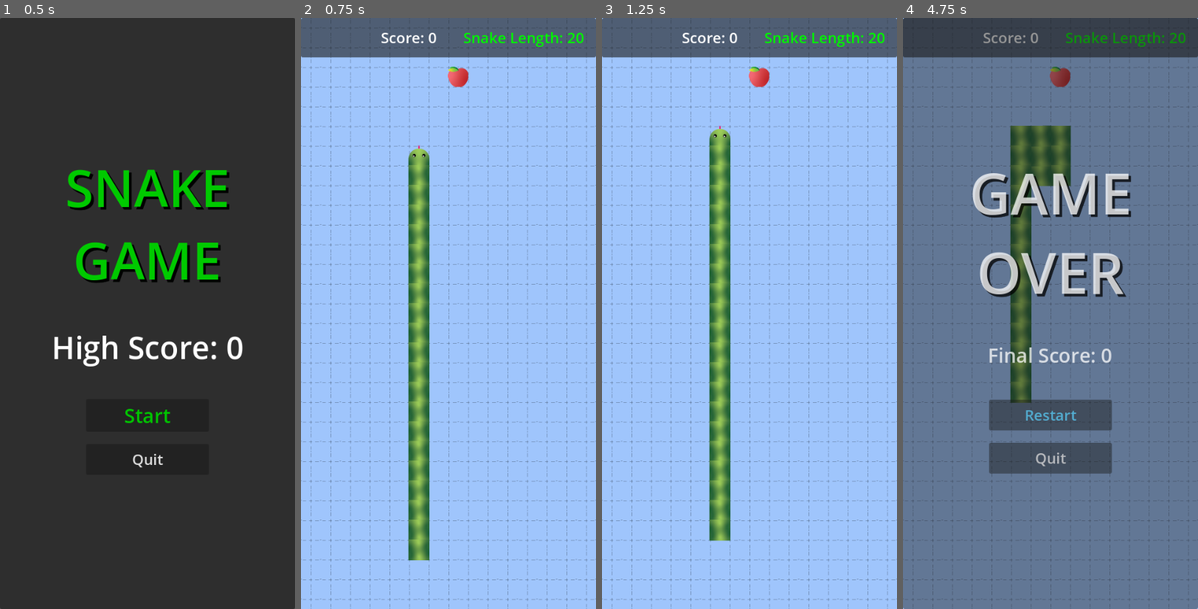
Above: before the commit, frames 1-4 (left to right).
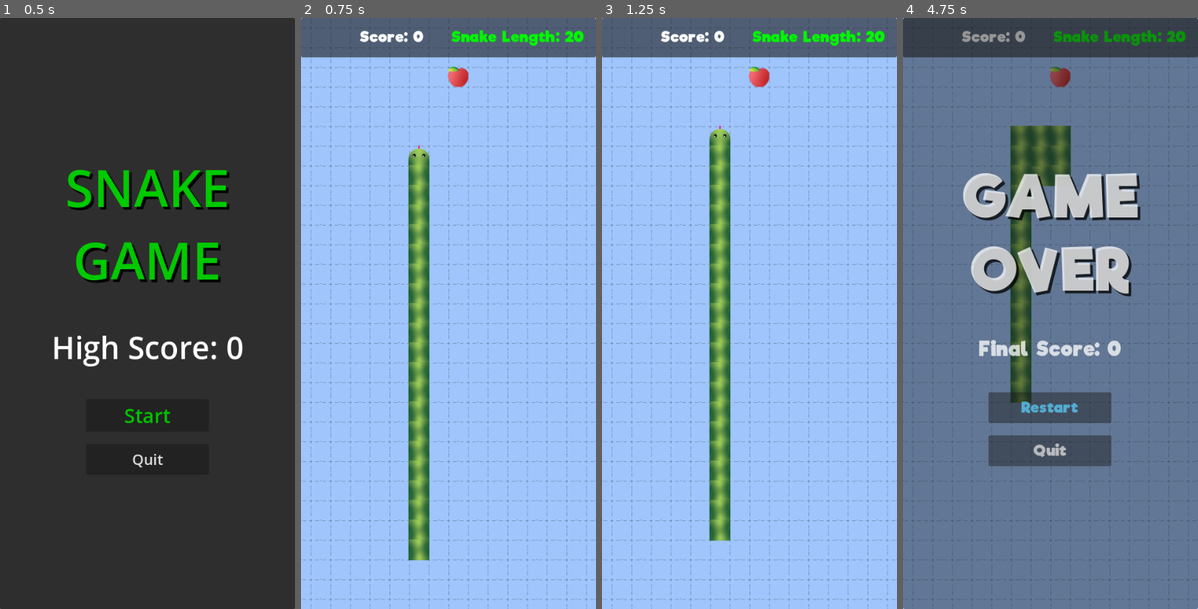
Above: after the commit, the same moments.

Repository: house-of-the-badger/ekanS
Game: Godot game, scene res://menus/start_screen.tscn
Two runs of this game, one before a commit and one after it. Both use one fixed random seed, a clock stepped at 60 frames per second and the inputs below.
Inputs:
- Up to frame 1 (0.5 s): no input
- Up to frame 2 (0.75 s): click "Start" at 0.5 s
- Up to frame 3 (1.25 s): no input
- Up to frame 4 (4.75 s): hold Right (ui_right) 1.28-2.03 s; tap Enter at 2 s; hold Down (ui_down) 2.03-2.78 s; hold Right (ui_right) 2.78-3.53 s; tap Space at 3.5 s; hold Up (ui_up) 3.53-4.28 s; hold Left (ui_left) from 4.28 s (still down)

Frame 1 is identical in both runs. In frame 2, 0.9% of the frame differs, in the area x 20-96%, y 2-5%; in frame 3, 0.9%; in frame 4, 10%, in the area x 20-96%, y 2-78%.

Commit message:
adds styling to game-over scene

Diff:
--- a/gameplay/gameplay.gd
+++ b/gameplay/gameplay.gd
@@ -2,8 +2,8 @@
 
 signal decrease_snake_length
 
-const gameover_scene:PackedScene = preload("res://menus/game_over.tscn")
-const pausemenu_scene:PackedScene = preload("res://menus/pause_menu.tscn")
+const gameover_scene:PackedScene = preload("res://menus/game_over_UI.tscn")
+const pausemenu_scene:PackedScene =preload("res://menus/pause_menu_UI.tscn")
 var tail_scene:PackedScene = preload("res://gameplay/tail.tscn")
 
 @export var textures:Array[Texture]
--- a/gameplay/gameplay.tscn
+++ b/gameplay/gameplay.tscn
@@ -20,6 +20,7 @@
 [node name="Gameplay" type="Node2D"]
 script = ExtResource("1_y073f")
 textures = Array[Texture]([ExtResource("2_f5o51")])
+metadata/_edit_horizontal_guides_ = [-7499.0]
 
 [node name="TileMap" type="TileMap" parent="."]
 tile_set = SubResource("TileSet_8etck")
@@ -53,4 +54,3 @@
 
 [connection signal="decrease_snake_length" from="." to="HUD" method="_on_gameplay_decrease_snake_length"]
 [connection signal="tree_exiting" from="." to="." method="_on_tree_exiting"]
-[connection signal="head_added" from="Spawner" to="." method="_on_spawner_head_added"]
--- a/Styles/Start_screen_UI.tscn
+++ b/menus/Start_screen_UI.tscn
@@ -1,7 +1,7 @@
 [gd_scene load_steps=4 format=3 uid="uid://bhamyqskmhmif"]
 
 [ext_resource type="Script" path="res://menus/start_screen.gd" id="1_eh4rk"]
-[ext_resource type="FontFile" uid="uid://bgquwbyit1vjq" path="res://Styles/fonts/Fontspring-DEMO-riffic-ultrabold.ttf" id="2_v4adb"]
+[ext_resource type="FontFile" uid="uid://bgquwbyit1vjq" path="res://UI/fonts/Fontspring-DEMO-riffic-ultrabold.ttf" id="2_v4adb"]
 
 [sub_resource type="Theme" id="Theme_8unos"]
 default_font = ExtResource("2_v4adb")
--- a/Styles/game_over_UI.tscn
+++ b/menus/game_over_UI.tscn
@@ -1,7 +1,7 @@
 [gd_scene load_steps=5 format=3 uid="uid://b5tm4qoj80lpt"]
 
 [ext_resource type="Script" path="res://menus/gameover.gd" id="1_n1bt5"]
-[ext_resource type="FontFile" uid="uid://bgquwbyit1vjq" path="res://Styles/fonts/Fontspring-DEMO-riffic-ultrabold.ttf" id="2_v34wk"]
+[ext_resource type="FontFile" uid="uid://bgquwbyit1vjq" path="res://UI/fonts/Fontspring-DEMO-riffic-ultrabold.ttf" id="2_v34wk"]
 
 [sub_resource type="Theme" id="Theme_h7qjq"]
 default_font = ExtResource("2_v34wk")
--- a/menus/hud.tscn
+++ b/menus/hud.tscn
@@ -1,6 +1,12 @@
-[gd_scene load_steps=2 format=3 uid="uid://80hpjr6jw12d"]
+[gd_scene load_steps=5 format=3 uid="uid://80hpjr6jw12d"]
 
 [ext_resource type="Script" path="res://menus/hud.gd" id="1_chvqg"]
+[ext_resource type="FontFile" uid="uid://bgquwbyit1vjq" path="res://UI/fonts/Fontspring-DEMO-riffic-ultrabold.ttf" id="2_lgs45"]
+
+[sub_resource type="Theme" id="Theme_imh0j"]
+default_font = ExtResource("2_lgs45")
+
+[sub_resource type="Theme" id="Theme_ihilu"]
 
 [node name="HUD" type="CanvasLayer"]
 script = ExtResource("1_chvqg")
@@ -10,6 +16,7 @@
 anchors_preset = 10
 anchor_right = 1.0
 grow_horizontal = 2
+theme = SubResource("Theme_imh0j")
 
 [node name="HBoxContainer" type="HBoxContainer" parent="Panel"]
 layout_mode = 1
@@ -28,6 +35,7 @@
 [node name="Score" type="Label" parent="Panel/HBoxContainer/MarginContainer2"]
 unique_name_in_owner = true
 layout_mode = 2
+theme = SubResource("Theme_ihilu")
 theme_override_colors/font_color = Color(1, 1, 1, 1)
 theme_override_font_sizes/font_size = 24
 text = "Score: 0"
--- a/Styles/pause_menu_UI.tscn
+++ b/menus/pause_menu_UI.tscn
@@ -1,7 +1,7 @@
 [gd_scene load_steps=4 format=3 uid="uid://3cc80imerot0"]
 
 [ext_resource type="Script" path="res://menus/pause_menu.gd" id="1_cp6fv"]
-[ext_resource type="FontFile" uid="uid://bgquwbyit1vjq" path="res://Styles/fonts/Fontspring-DEMO-riffic-ultrabold.ttf" id="2_saj3k"]
+[ext_resource type="FontFile" uid="uid://bgquwbyit1vjq" path="res://UI/fonts/Fontspring-DEMO-riffic-ultrabold.ttf" id="2_saj3k"]
 
 [sub_resource type="Theme" id="Theme_t8wsc"]
 default_font = ExtResource("2_saj3k")
Renamed: Styles/fonts/Fontspring-DEMO-riffic-ultrabold.ttf -> UI/fonts/Fontspring-DEMO-riffic-ultrabold.ttf
Not shown, changed: UI/fonts/Fontspring-DEMO-riffic-ultrabold.ttf.import
